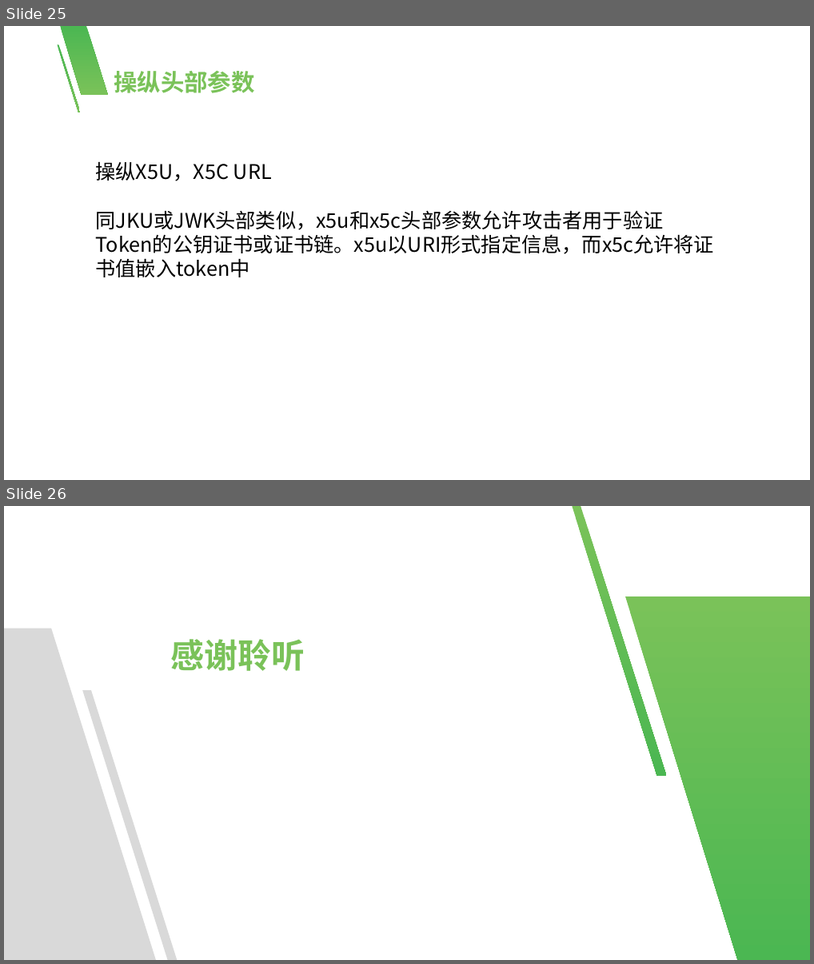
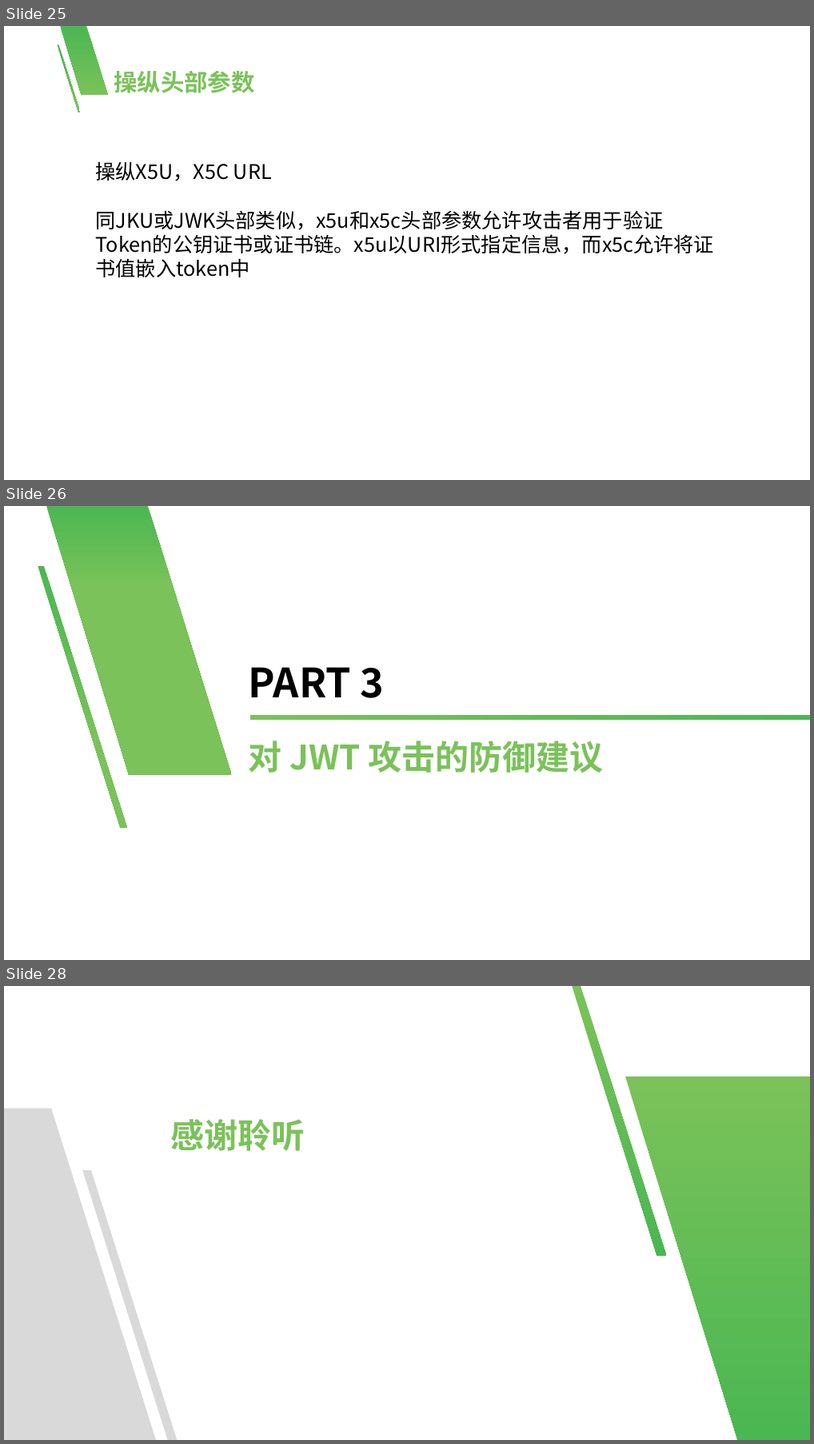
Before and after one commit to xikong-mubai/check_test, a slide deck: web/JWT.pptx. Shown one above the other, each under a label of ours: slides 25 and 26 before the commit, slides 25, 26 and 28 after it; the slides between them are not shown. The pictures are 814x964 and 814x1444 pixels, drawn with LibreOffice and Linux fonts; fonts in the diff are those of the drawing; background and template pictures are left out. Boxes give left, top, right and bottom in pixels: in the first picture for what was removed or moved away, otherwise in the second. Text is boxed around its words. In the diff, an @@ line names an element or a change of style, - is before the commit and + after.

```diff
--- a/web/JWT.pptx
+++ b/web/JWT.pptx
@@ slide 26 added at box(4, 506, 810, 960), background #FFFFFF @@
@@ freeform shape added at box(46, 506, 231, 775), fill gradient #4BB752 to #7AC259 @@
@@ freeform shape added at box(38, 566, 127, 828), fill gradient #4BB752 to #7AC259 @@
@@ text added at box(249, 667, 384, 698), 48 pt, text #000000, bold @@
+PART 3
@@ rectangle added at box(250, 716, 810, 720), fill gradient #4BB752 to #7AC259 @@
@@ text added at box(249, 740, 603, 772), 40 pt, text #7AC259, bold @@
+对 JWT 攻击的防御建议
@@ what was slide 26 is now slide 28 @@
```
Also in this commit, not shown: 1 other slide added, 7 other files.
